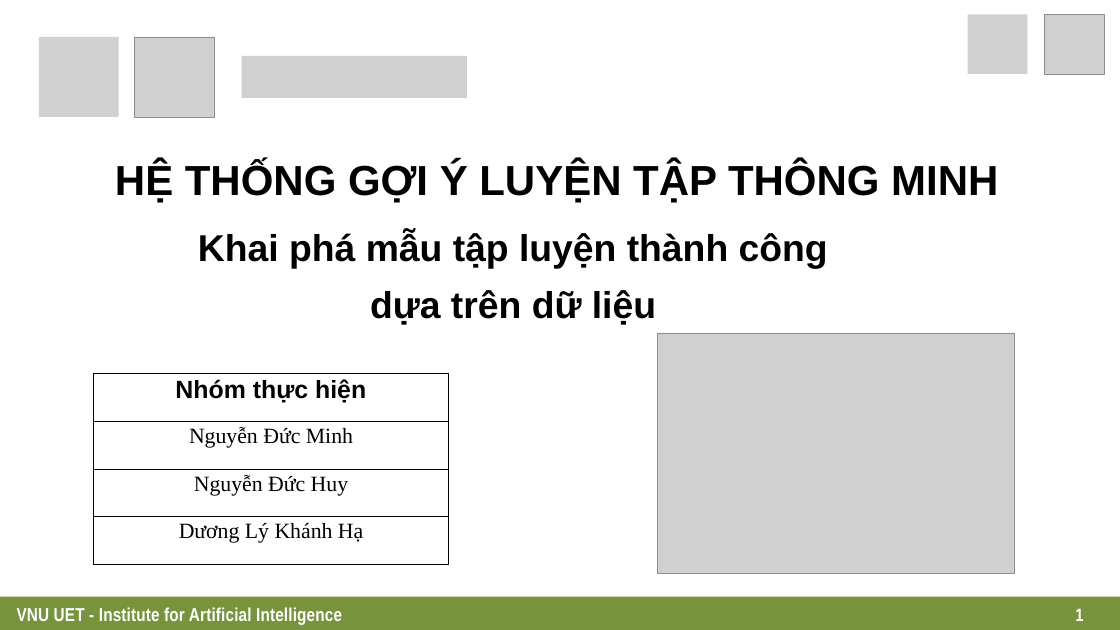
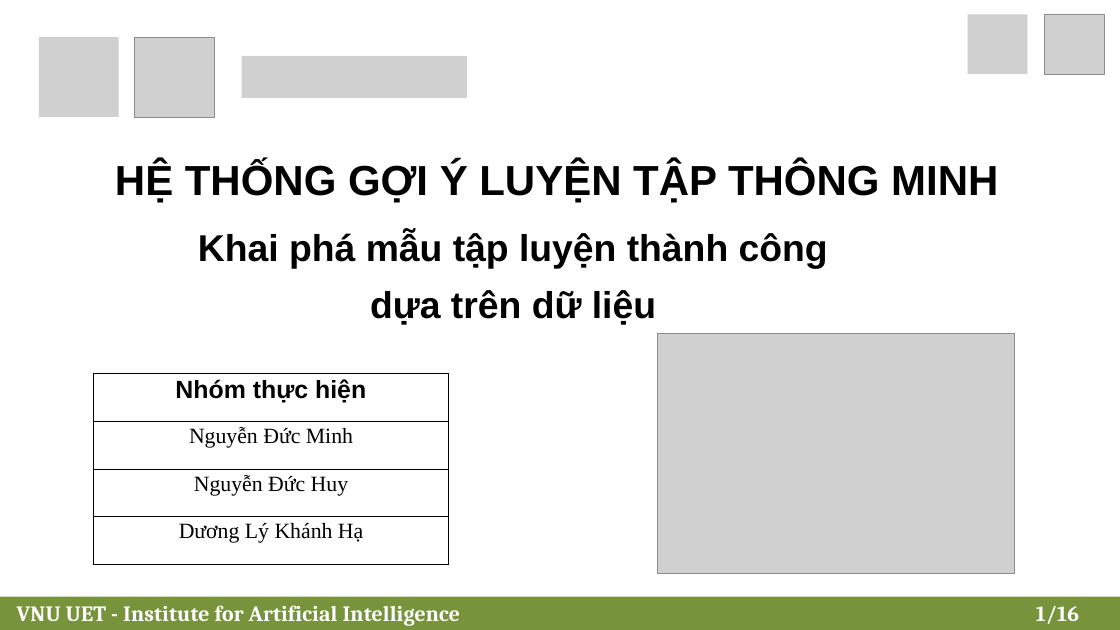
Before and after one commit to 24022404/fitness-recommendation, a slide deck: slide 1 of Slide_DataMining.pptx. Drawn at 1120x630 pixels with LibreOffice and Linux fonts; fonts in the diff are those of the drawing; grey boxes stand for pictures. Boxes give left, top, right and bottom in pixels: in the first picture for what was removed or moved away, otherwise in the second. Text is boxed around its words. In the diff, an @@ line names an element or a change of style, - is before the commit and + after.

```diff
--- a/Slide_DataMining.pptx
+++ b/Slide_DataMining.pptx
@@ text "VNU UET - Institute for ..." at box(17, 607, 286, 621): size 24 to 28 pt, font Arial Narrow to Cambria @@
@@ text at box(1036, 606, 1079, 624): text changed; size 22.9 to 28 pt; font Arial Narrow to Cambria @@
-1
+1/16
```
Also in this commit, not shown: 14 other slides changed, 1 slide added, 4 slides removed, 1 other file.
